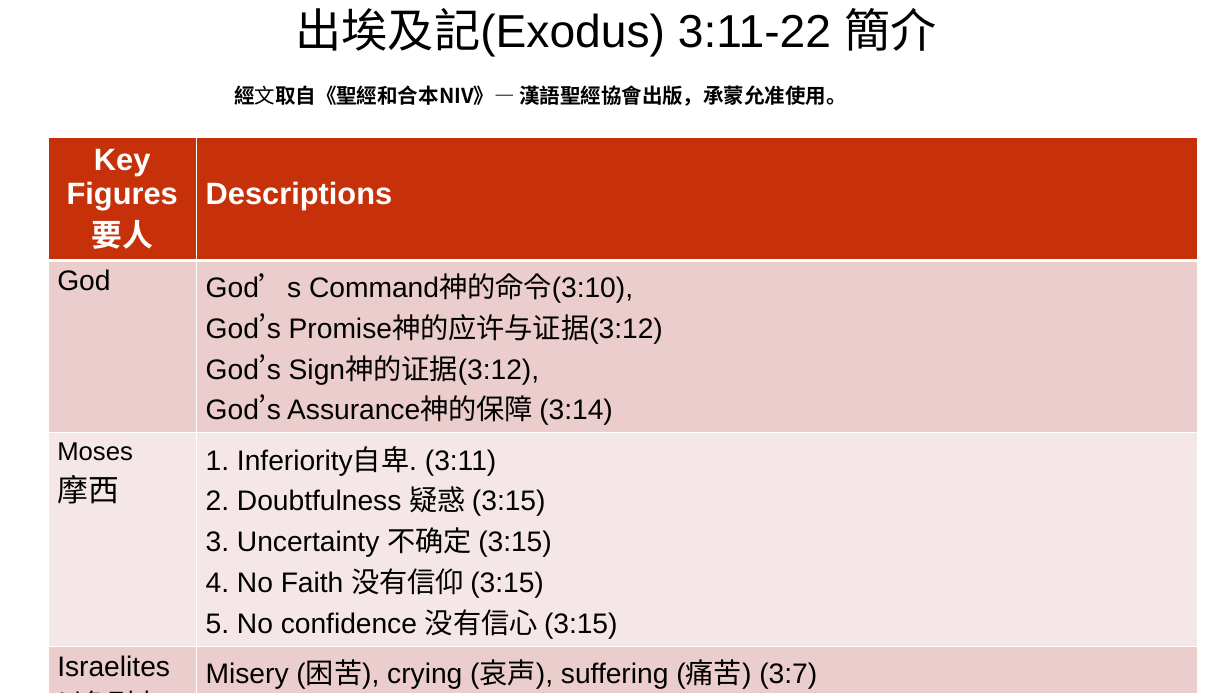
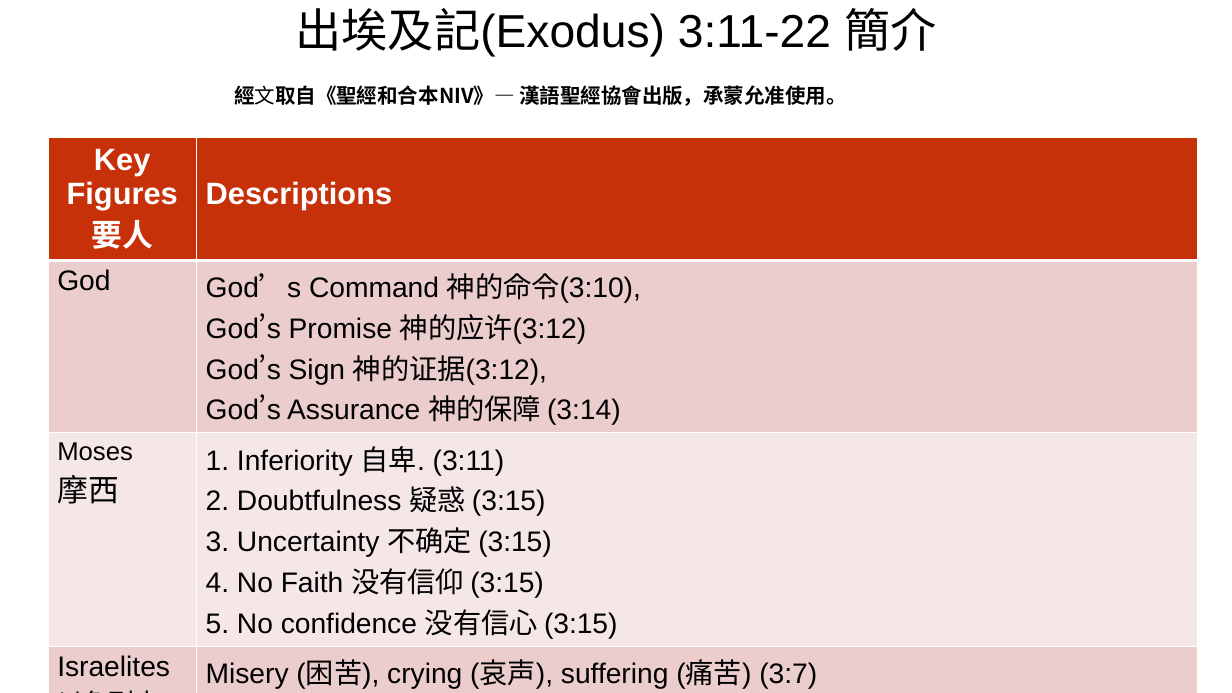
Before and after one commit to wdingbox/accc_2025_pp, a slide deck: slide 2 of ppt/Exodus/exo3_11-22.pptx. Drawn at 1232x693 pixels with LibreOffice and Linux fonts; fonts in the diff are those of the drawing; background and template pictures are left out. Boxes give left, top, right and bottom in pixels: in the first picture for what was removed or moved away, otherwise in the second. Text is boxed around its words. In the diff, an @@ line names an element or a change of style, - is before the commit and + after.

```diff
--- a/ppt/Exodus/exo3_11-22.pptx
+++ b/ppt/Exodus/exo3_11-22.pptx
@@ table at bbox=[48, 138, 1199, 693] @@
-row 2, column 2: God’s Command神的命令(3:10), / God’s Promise神的应许与证据(3:12) / God’s Sign神的证据(3:12), / God’s Assurance神的保障 (3:14)
+row 2, column 2: God’s Command 神的命令(3:10), / God’s Promise 神的应许(3:12) / God’s Sign 神的证据(3:12), / God’s Assurance 神的保障 (3:14)
-row 3, column 2: 1. Inferiority自卑. (3:11) / 2. Doubtfulness 疑惑 (3:15) / 3. Uncertainty 不确定 (3:15) / 4. No Faith 没有信仰 (3:15) / 5. No confidence 没有信心 (3:15)
+row 3, column 2: 1. Inferiority 自卑. (3:11) / 2. Doubtfulness 疑惑 (3:15) / 3. Uncertainty 不确定 (3:15) / 4. No Faith 没有信仰 (3:15) / 5. No confidence 没有信心 (3:15)
```
Also in this commit, not shown: 1 other slide changed, 1 slide added, 1 other file.
